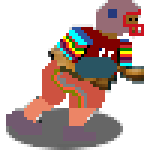
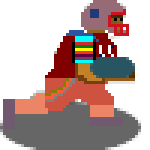
Before/after of a 150px x 150px layered artwork. What changed in the layer stack:
removed layer "Ball" over [left=75, top=57, right=117, bottom=78]
painted on "Background" over [left=3, top=0, right=144, bottom=150]
added layer "Layer" (60%) over [left=0, top=102, right=141, bottom=150]
